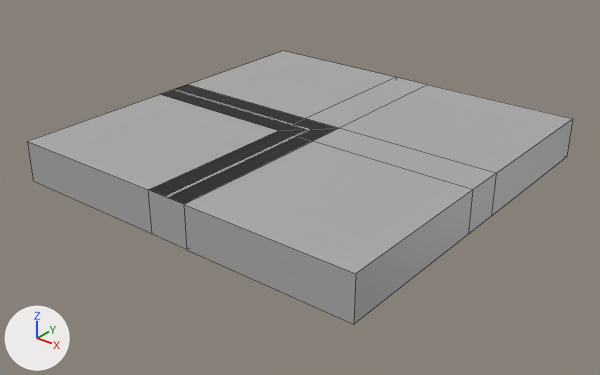
Before and after pictures for a commit that changed the FBX model Assets/Models/TILE L.fbx.
Camera for both pictures: a 50 mm camera at (22.1, -28.3, 15.4) aimed at (0.2, -0.9, -1.6). Lighting does not change. The marker at lower left points along +X, +Y and +Z. Mesh edges are drawn as thin lines.
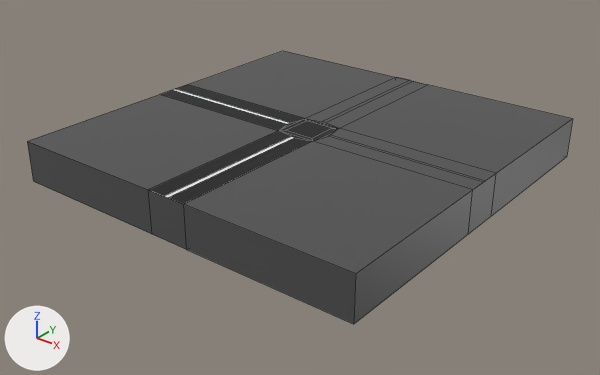
Where the change shows, as pixel boxes [x1, y1, x2, y2] in the pictures (600 x 375 px):
'Cube', recoloured, reshaped
    both: [27, 51, 573, 324]
part 1 of me_cube, built on
    both: [149, 77, 496, 204]

What changed in the scene script:
```text
Change mat_material:
    mat_material.base_color: (0.411, 0.411, 0.411) -> (0.0766, 0.0766, 0.0766)  # grey #acacac -> dark grey #4e4e4e
Change mat_material_001:
    mat_material_001.base_color: (1.0, 1.0, 1.0) -> (0.0, 0.0, 0.0)  # white #ffffff -> black #000000
Change mat_material_002:
    mat_material_002.base_color: (0.00364, 0.00364, 0.00364) -> (0.8, 0.8, 0.8)  # black #0c0c0c -> white #e7e7e7
Change me_cube:
    used by ob_cube; location = (0.0, 0.0, 0.0)
    remove me_cube.from_pydata(...)  # 40 vertices, 36 faces; spans x -9.0..9.0, y -9.0..9.0, z -1.0..1.0
    add me_cube.from_pydata(...)  # 52 vertices, 46 faces; spans x -9.0..9.0, y -9.0..9.0, z -1.0..1.0
    me_cube part 1
    4 vertices are removed from x -1.0..0.1, y -1.0..0.1, z 1.0
    11 faces are deleted
    16 vertices are added at x -1.2..9.0, y -1.2..9.0, z 1.0
    8 new faces join them, mat_material (dark grey #4e4e4e)
    2 new faces join them, mat_material_002 (white #e7e7e7)
    11 new faces join them, mat_material_001 (black #000000)
```
